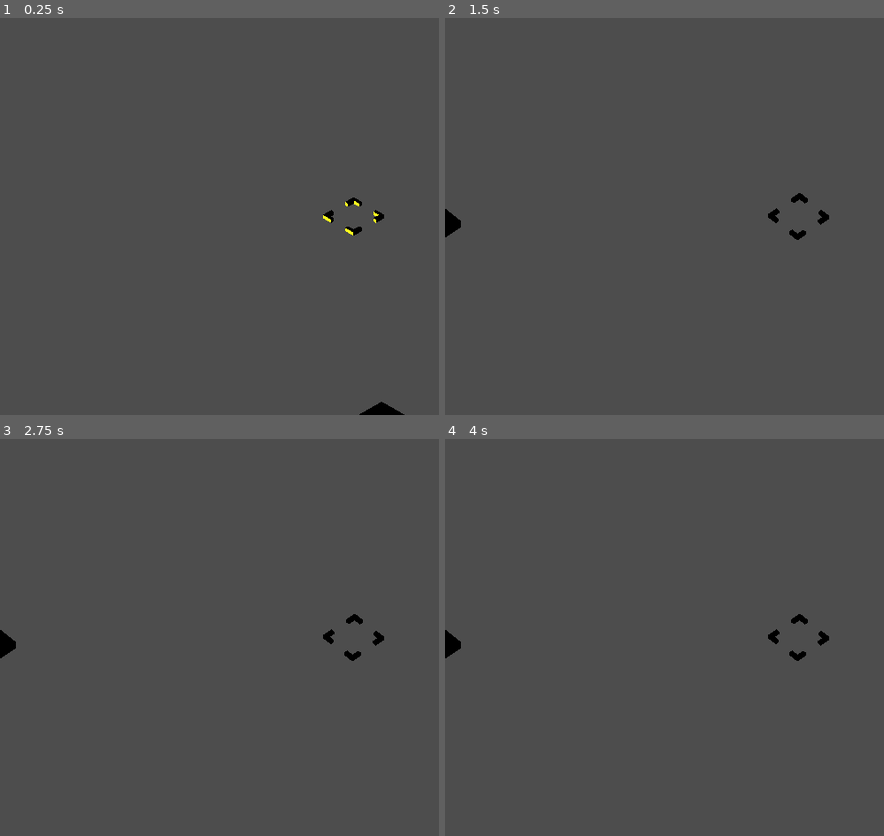
Above: before the commit, frames 1-4 (two rows, left to right).
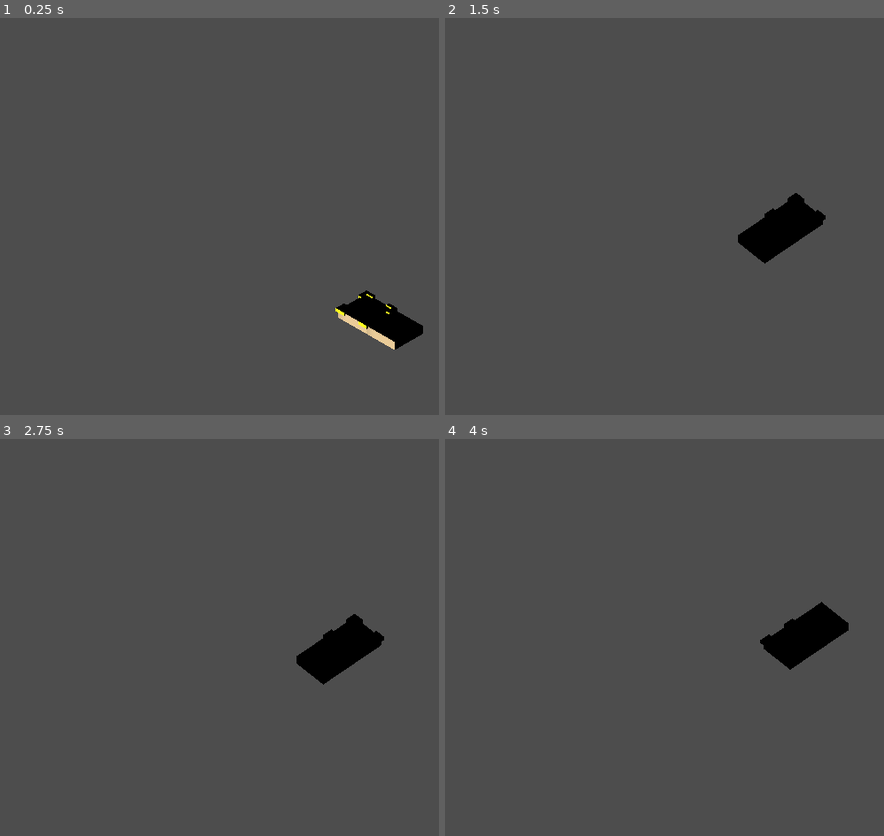
Above: after the commit, the same moments.

Repository: Fabian-Urbina/godot-tactics
Game: Godot game, scene res://Scenes/Battle.tscn
Two runs of this game, one before a commit and one after it. Both use one fixed random seed, a clock stepped at 60 frames per second and the inputs below. This scene is started directly instead of the project's main scene.
Inputs (mouse positions are in pixels of both pictures, inside the frame that each line leads up to):
- Up to frame 1 (0.25 s): no input
- Up to frame 2 (1.5 s): tap Enter (fire_1) at 0.5, 1.35 s; move the mouse to (outside the picture) at 0.52 s; hold D (move_right) 0.53-1.28 s; hold Right mouse button (camera_activate) 0.53-1.28 s; move the mouse to (655, 236) at 1.27 s; hold S (move_down) from 1.28 s (still down)
- Up to frame 3 (2.75 s): move the mouse to (425, 550) at 2.02 s; release S (move_down) at 2.03 s; hold D (move_right) from 2.03 s (still down); tap Shift (fire_2) at 2.1 s
- Up to frame 4 (4 s): tap Space at 2.75 s; move the mouse to (761, 716) at 2.77 s; release D (move_right) at 2.78 s; hold W (move_up) 2.78-3.53 s; tap Mouse wheel down (zoom_down) at 2.85 s; tap Enter (fire_1) at 3.5 s; move the mouse to (outside the picture) at 3.52 s; hold A (move_left) from 3.53 s (still down); tap Mouse wheel up (zoom_up) at 3.6 s

The runs differ from the first frame. In frame 1, 1.9% of the frame differs, in the area x 73-97%, y 45-100%; in frame 2, 1.7%; in frame 3, 1.7%; in frame 4, 1.7%.

Commit message:
State Machine

Diff:
--- a/Scenes/Battle.tscn
+++ b/Scenes/Battle.tscn
@@ -3,16 +3,30 @@
 [ext_resource type="Script" uid="uid://du6mtdpeelqoa" path="res://Scripts/Controller/BattleController.gd" id="1_wvl2i"]
 [ext_resource type="Script" uid="uid://dxjy21hiq2lyi" path="res://Scripts/Controller/InputController.gd" id="2_2h7oj"]
 [ext_resource type="Script" uid="uid://m7vopax3diqx" path="res://Scripts/Controller/CameraController.gd" id="3_1samx"]
+[ext_resource type="Script" uid="uid://ds1h4fiu4w4y4" path="res://Scripts/Controller/BattleStates/InitBattleState.gd" id="3_8teo4"]
 [ext_resource type="Script" uid="uid://dihgh1giqqa5t" path="res://Scripts/View Model Component/Board.gd" id="3_p46lj"]
-[ext_resource type="Script" uid="uid://chqdfesn72lbs" path="res://Scripts/test.gd" id="4_8teo4"]
+[ext_resource type="Script" uid="uid://5im5er7rsjgy" path="res://Scripts/Controller/BattleStates/MoveTargetState.gd" id="4_c5ef4"]
+[ext_resource type="Script" uid="uid://di4k2bdb026fq" path="res://Scripts/Common/State Machine/StateMachine.gd" id="4_p46lj"]
 
 [node name="Battle" type="Node3D" unique_id=278757723]
 
-[node name="Battle Controller" type="Node" parent="." unique_id=1138392242 node_paths=PackedStringArray("board", "inputController", "cameraController")]
+[node name="Battle Controller" type="Node" parent="." unique_id=1138392242 node_paths=PackedStringArray("board", "inputController", "cameraController", "stateMachine", "startState")]
 script = ExtResource("1_wvl2i")
 board = NodePath("Board")
 inputController = NodePath("Input Controller")
 cameraController = NodePath("Camera Controller")
+stateMachine = NodePath("State Machine")
+startState = NodePath("State Machine/Init Battle State")
+
+[node name="State Machine" type="Node" parent="Battle Controller" unique_id=17193317]
+script = ExtResource("4_p46lj")
+
+[node name="Init Battle State" type="Node" parent="Battle Controller/State Machine" unique_id=1845868969 node_paths=PackedStringArray("moveTargetState")]
+script = ExtResource("3_8teo4")
+moveTargetState = NodePath("../Move Target State")
+
+[node name="Move Target State" type="Node" parent="Battle Controller/State Machine" unique_id=779951862]
+script = ExtResource("4_c5ef4")
 
 [node name="Input Controller" type="Node" parent="Battle Controller" unique_id=405291132]
 script = ExtResource("2_2h7oj")
@@ -21,9 +35,6 @@
 script = ExtResource("3_p46lj")
 
 [node name="DirectionalLight3D" type="DirectionalLight3D" parent="Battle Controller" unique_id=1712174711]
-
-[node name="Test" type="Node" parent="Battle Controller" unique_id=1728702705]
-script = ExtResource("4_8teo4")
 
 [node name="Camera Controller" type="Node3D" parent="Battle Controller" unique_id=713456169]
 script = ExtResource("3_1samx")
--- /dev/null
+++ b/Scripts/Common/State Machine/State.gd
@@ -0,0 +1,17 @@
+extends Node
+class_name State
+
+func Enter():
+	AddListeners()
+
+func Exit():
+	RemoveListeners()
+
+func _exit_tree():
+	RemoveListeners()
+
+func AddListeners():
+	pass
+
+func RemoveListeners():
+	pass
--- /dev/null
+++ b/Scripts/Common/State Machine/StateMachine.gd
@@ -0,0 +1,15 @@
+extends Node
+class_name StateMachine
+
+var _currentState: State
+
+func ChangeState(newState: State) -> void:
+	if _currentState == newState:
+		return
+
+	if _currentState:
+		_currentState.Exit()
+	_currentState = newState
+
+	if _currentState:
+		_currentState.Enter()
--- a/Scripts/Controller/BattleController.gd
+++ b/Scripts/Controller/BattleController.gd
@@ -4,3 +4,8 @@
 @export var board: Board
 @export var inputController: InputController
 @export var cameraController: CameraController
+@export var stateMachine: StateMachine
+@export var startState: State
+
+func _ready() -> void:
+	stateMachine.ChangeState(startState)
--- /dev/null
+++ b/Scripts/Controller/BattleStates/BattleState.gd
@@ -0,0 +1,42 @@
+extends State
+class_name BattleState
+
+var _owner = BattleController
+
+func _ready() -> void:
+	_owner = get_node("../../")
+
+func AddListeners():
+	_owner.inputController.moveEvent.connect(OnMove)
+	_owner.inputController.fireEvent.connect(OnFire)
+	_owner.inputController.quitEvent.connect(OnQuit)
+	_owner.inputController.cameraZoomEvent.connect(Zoom)
+	_owner.inputController.cameraRotateEvent.connect(Orbit)
+
+func RemoveListeners():
+	_owner.inputController.moveEvent.disconnect(OnMove)
+	_owner.inputController.fireEvent.disconnect(OnFire)
+	_owner.inputController.quitEvent.disconnect(OnQuit)
+	_owner.inputController.cameraZoomEvent.disconnect(Zoom)
+	_owner.inputController.cameraRotateEvent.disconnect(Orbit)
+
+func OnMove(e:Vector2i):
+	pass
+
+func OnFire(e:int):
+	pass
+
+func Zoom(scroll: int):
+	pass
+
+func Orbit(direction: Vector2):
+	pass
+
+func SelectTile(p:Vector2i):
+	if _owner.board.pos == p:
+		return
+
+	_owner.board.pos = p
+
+func OnQuit():
+	get_tree().quit()
--- /dev/null
+++ b/Scripts/Controller/BattleStates/InitBattleState.gd
@@ -0,0 +1,16 @@
+extends BattleState
+@export var moveTargetState: State
+
+func Enter():
+	super()
+	Init()
+
+func Init():
+	var saveFile = _owner.board.savePath + _owner.board.fileName
+	_owner.board.LoadMap(saveFile)
+
+	var p: Vector2i = _owner.board.tiles.keys()[0]
+	SelectTile(p)
+
+	_owner.cameraController.setFollow(_owner.board.marker)
+	_owner.stateMachine.ChangeState(moveTargetState)
--- /dev/null
+++ b/Scripts/Controller/BattleStates/MoveTargetState.gd
@@ -0,0 +1,14 @@
+extends BattleState
+
+func OnMove(e: Vector2i):
+	var rotatedPoint = _owner.cameraController.AdjustedMovement(e)
+	SelectTile(_owner.board.pos + rotatedPoint)
+
+func OnFire(e: int):
+	print("Fire: " + str(e))
+
+func Zoom(scroll: int):
+	_owner.cameraController.Zoom(scroll)
+
+func Orbit(direction: Vector2):
+	_owner.cameraController.Orbit(direction)
--- a/Scripts/Controller/CameraController.gd
+++ b/Scripts/Controller/CameraController.gd
@@ -12,22 +12,22 @@
 var _minPitch = -90
 var _maxPitch = 0
 
-func _ready():
-	_owner = get_node("../")
-	Zoom(0)
-	AddListeners()
-
-func _exit_tree():
-	RemoveListeners()
-
-func AddListeners():
-	_owner.inputController.cameraZoomEvent.connect(Zoom)
-	_owner.inputController.cameraRotateEvent.connect(Orbit)
-
-func RemoveListeners():
-	_owner.inputController.cameraZoomEvent.disconnect(Zoom)
-	_owner.inputController.cameraRotateEvent.disconnect(Orbit)
-
+#func _ready():
+	#_owner = get_node("../")
+	#Zoom(0)
+	#AddListeners()
+	#
+#func _exit_tree():
+	#RemoveListeners()
+	#
+#func AddListeners():
+	#_owner.inputController.cameraZoomEvent.connect(Zoom)
+	#_owner.inputController.cameraRotateEvent.connect(Orbit)
+	#
+#func RemoveListeners():
+	#_owner.inputController.cameraZoomEvent.disconnect(Zoom)
+	#_owner.inputController.cameraRotateEvent.disconnect(Orbit)
+	#
 func Zoom(scroll: int):
 	_zoom = clamp(_zoom + scroll, _minZoom, _maxZoom)
 
Not shown, added: Scripts/Common/State Machine/State.gd.uid
Not shown, added: Scripts/Common/State Machine/StateMachine.gd.uid
Not shown, added: Scripts/Controller/BattleStates/BattleState.gd.uid
Not shown, added: Scripts/Controller/BattleStates/InitBattleState.gd.uid
Not shown, added: Scripts/Controller/BattleStates/MoveTargetState.gd.uid
